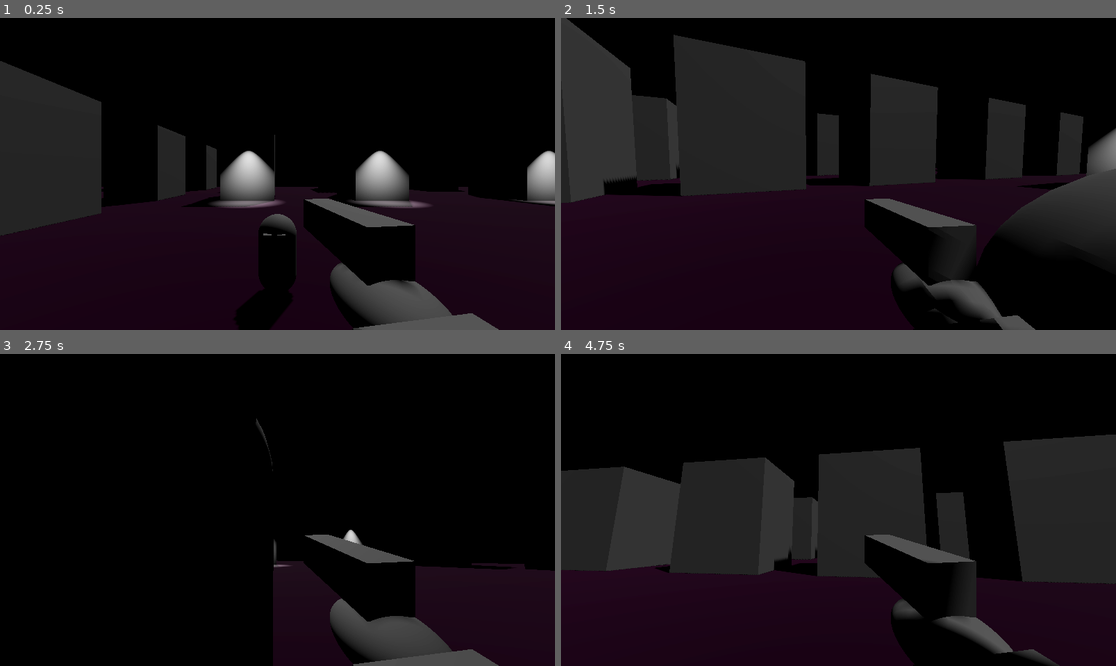
Above: before the commit, frames 1-4 (two rows, left to right).
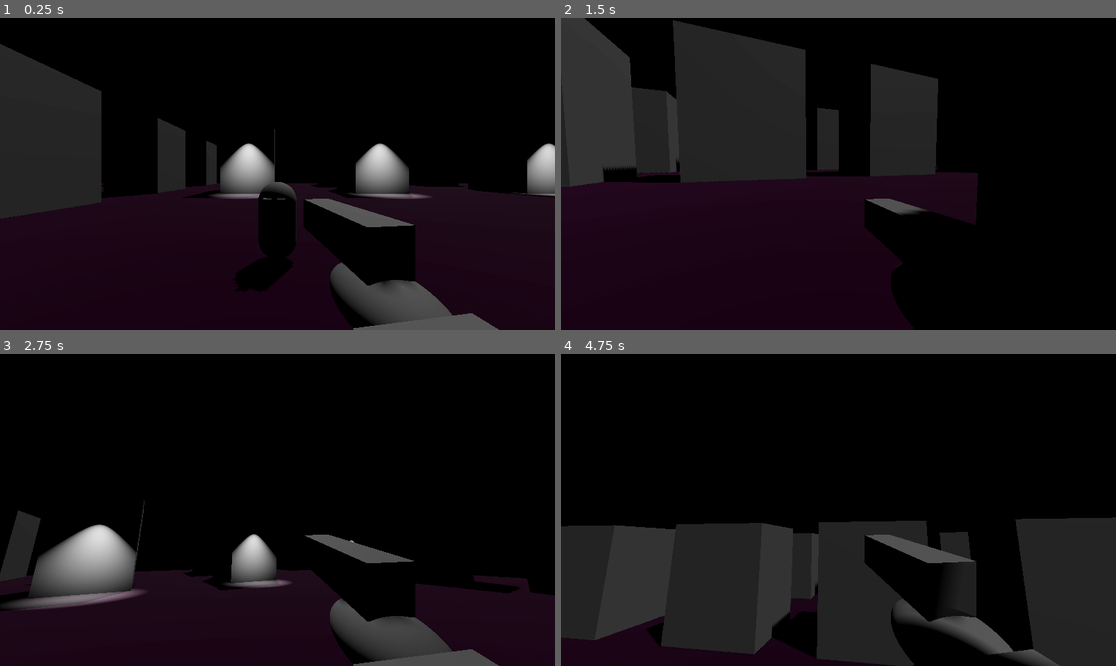
Above: after the commit, the same moments.

Repository: jrunion/git_2025fps
Game: Godot game, scene res://level_1.tscn
The game is run twice, just before and just after one commit, with the same random seed, the same clock (stepped at 60 frames per second) and the same inputs.
Inputs (mouse positions are in pixels of both pictures, inside the frame that each line leads up to):
- Up to frame 1 (0.25 s): no input
- Up to frame 2 (1.5 s): tap Enter (ui_accept) at 0.5, 0.77 s; move the mouse to (866, 174) at 0.52 s; move the mouse to (810, 174) at 1.27 s
- Up to frame 3 (2.75 s): tap Enter (ui_accept) at 1.52 s; move the mouse to (288, 503) at 2.02 s
- Up to frame 4 (4.75 s): move the mouse to (832, 516) at 2.77 s; tap Enter (ui_accept) at 3.02, 3.77, 4.25, 4.52 s; move the mouse to (877, 513) at 3.52 s; move the mouse to (794, 506) at 4.27 s

The runs differ from the first frame. In frame 1, 6.9% of the frame differs, in the area x 0-100%, y 8-100%; in frame 2, 15%; in frame 3, 20%; in frame 4, 39%, in the area x 0-100%, y 25-100%.

Commit message:
Updated Player Jump

Diff:
--- a/Scripts/player.gd
+++ b/Scripts/player.gd
@@ -2,8 +2,9 @@
 
 
 const SPEED = 10.0
-const JUMP_VELOCITY = 4.5
+const JUMP_VELOCITY = 18
 const SENSITIVITY = 0.02
+const WEIGHT = 4
 
 @onready var head = $Face
 @onready var camera = $Face/Camera3D
@@ -22,7 +23,7 @@
 func _physics_process(delta: float) -> void:
 	# Add the gravity.
 	if not is_on_floor():
-		velocity += get_gravity() * delta
+		velocity += get_gravity() * delta * WEIGHT
 
 	# Handle jump.
 	if Input.is_action_just_pressed("ui_accept") and is_on_floor():
